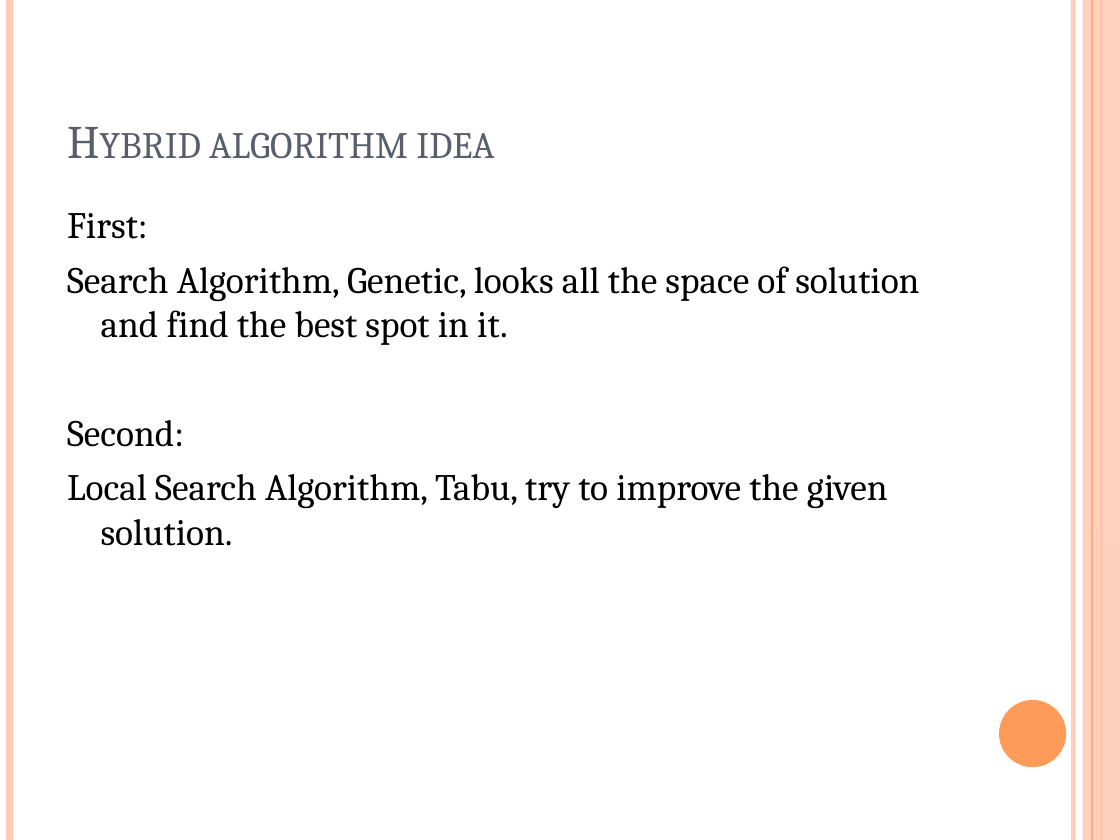
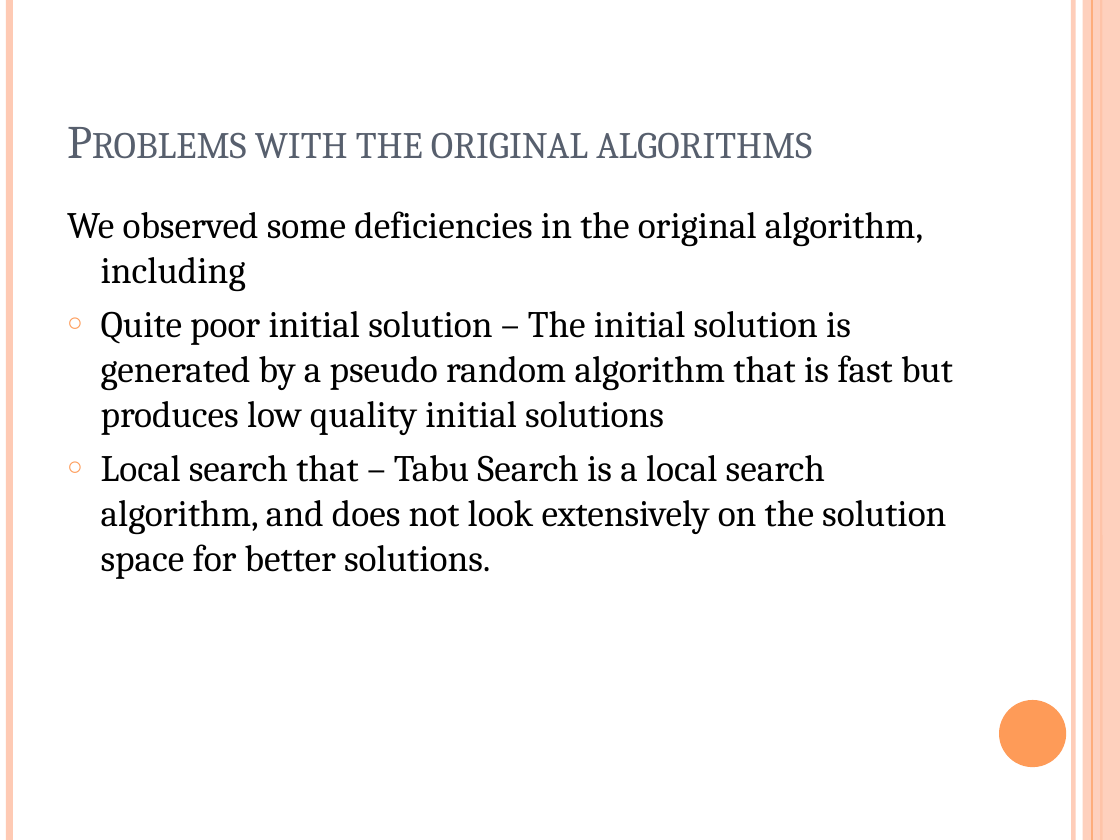
Before and after one commit to matteougolotti/OMA-Assignment, a slide deck: slide 4 of Documenti/OMA ASSIGNMENT 2014.pptx (slide 3 before the commit). Drawn at 1120x840 pixels with LibreOffice and Linux fonts; fonts in the diff are those of the drawing. Boxes give left, top, right and bottom in pixels: in the first picture for what was removed or moved away, otherwise in the second. Text is boxed around its words. In the diff, an @@ line names an element or a change of style, - is before the commit and + after.

```diff
--- a/Documenti/OMA ASSIGNMENT 2014.pptx
+++ b/Documenti/OMA ASSIGNMENT 2014.pptx
@@ title at box(255, 133, 812, 159): text changed @@
-Hybrid algorithm idea
+Problems with the original algorithms
@@ text at box(67, 211, 953, 579): text changed @@
-First:
-Search Algorithm, Genetic, looks all the space of solution and find the best spot in it.
-Second:
-Local Search Algorithm, Tabu, try to improve the given solution.
+We observed some deficiencies in the original algorithm, including
+○ Quite poor initial solution – The initial solution is generated by a pseudo random algorithm that is fast but produces low quality initial solutions
+○ Local search that – Tabu Search is a local search algorithm, and does not look extensively on the solution space for better solutions.
```
Also in this commit, not shown: 5 slides added, 1 slide removed.
